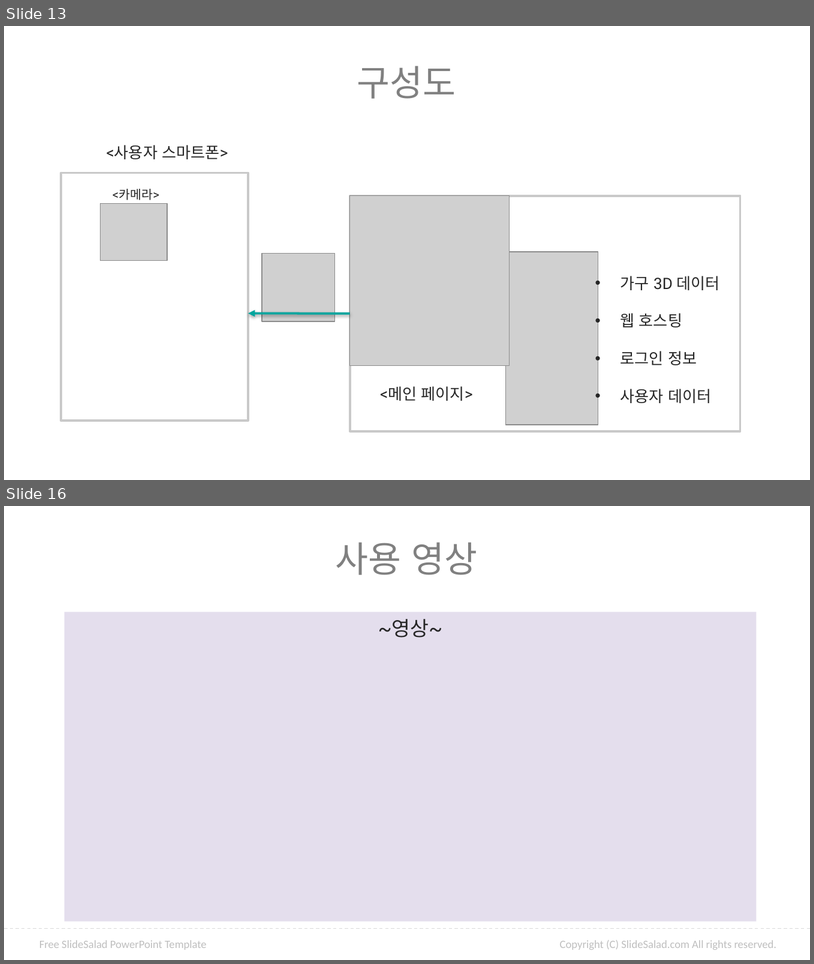
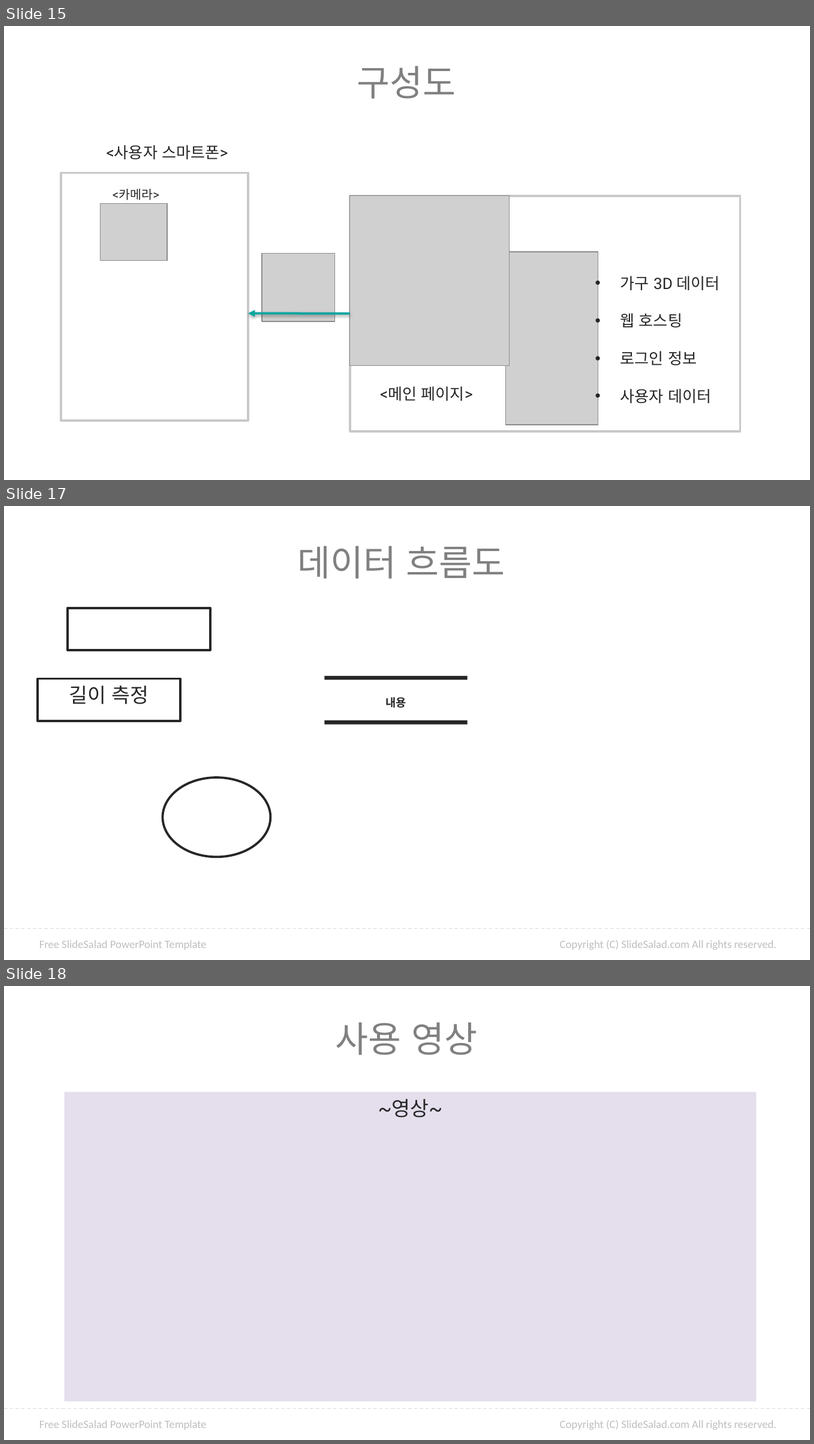
Before and after one commit to ptyoiy/ARwork, a slide deck: 호남-발표자료.pptx. Shown one above the other, each under a label of ours: slides 13 and 16 before the commit, slides 15, 17 and 18 after it; the slides between them are not shown. The pictures are 814x964 and 814x1444 pixels, drawn with LibreOffice and Linux fonts; fonts in the diff are those of the drawing; grey boxes stand for pictures; background and template pictures are left out. Boxes give left, top, right and bottom in pixels: in the first picture for what was removed or moved away, otherwise in the second. Text is boxed around its words. In the diff, an @@ line names an element or a change of style, - is before the commit and + after.

```diff
--- a/호남-발표자료.pptx
+++ b/호남-발표자료.pptx
@@ slide 17 added at <box>4,506,810,960</box>, background #FFFFFF; not listed: 3 template elements that a slide beside it also shows @@
@@ text added at <box>297,546,506,579</box>, 32 pt, text #808080 @@
+데이터 흐름도
@@ rectangle added at <box>68,607,210,649</box>, fill #FFFFFF, outline #262626 2 pt @@
@@ rectangle added at <box>38,679,180,721</box>, fill #FFFFFF, outline #262626 2 pt, 18 pt, text #262626 @@
+길이 측정
@@ rectangle added at <box>325,675,468,679</box>, fill #262626 @@
@@ text added at <box>386,697,406,708</box>, 10 pt, text #262626, bold @@
+내용
@@ rectangle added at <box>325,721,468,724</box>, fill #262626 @@
@@ ellipse added at <box>163,777,271,856</box>, fill #FFFFFF, outline #262626 2 pt @@
@@ what was slide 13 is now slide 15 @@
@@ what was slide 16 is now slide 18 @@
```
Also in this commit, not shown: 4 slides changed, 2 other slides added.
